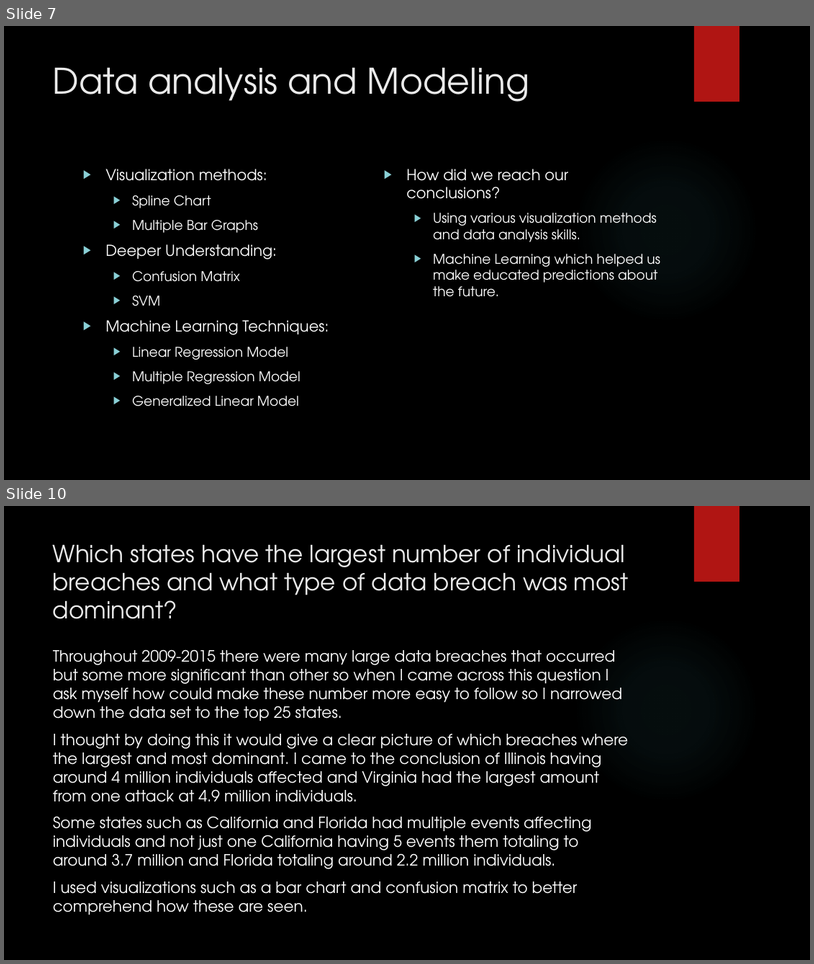
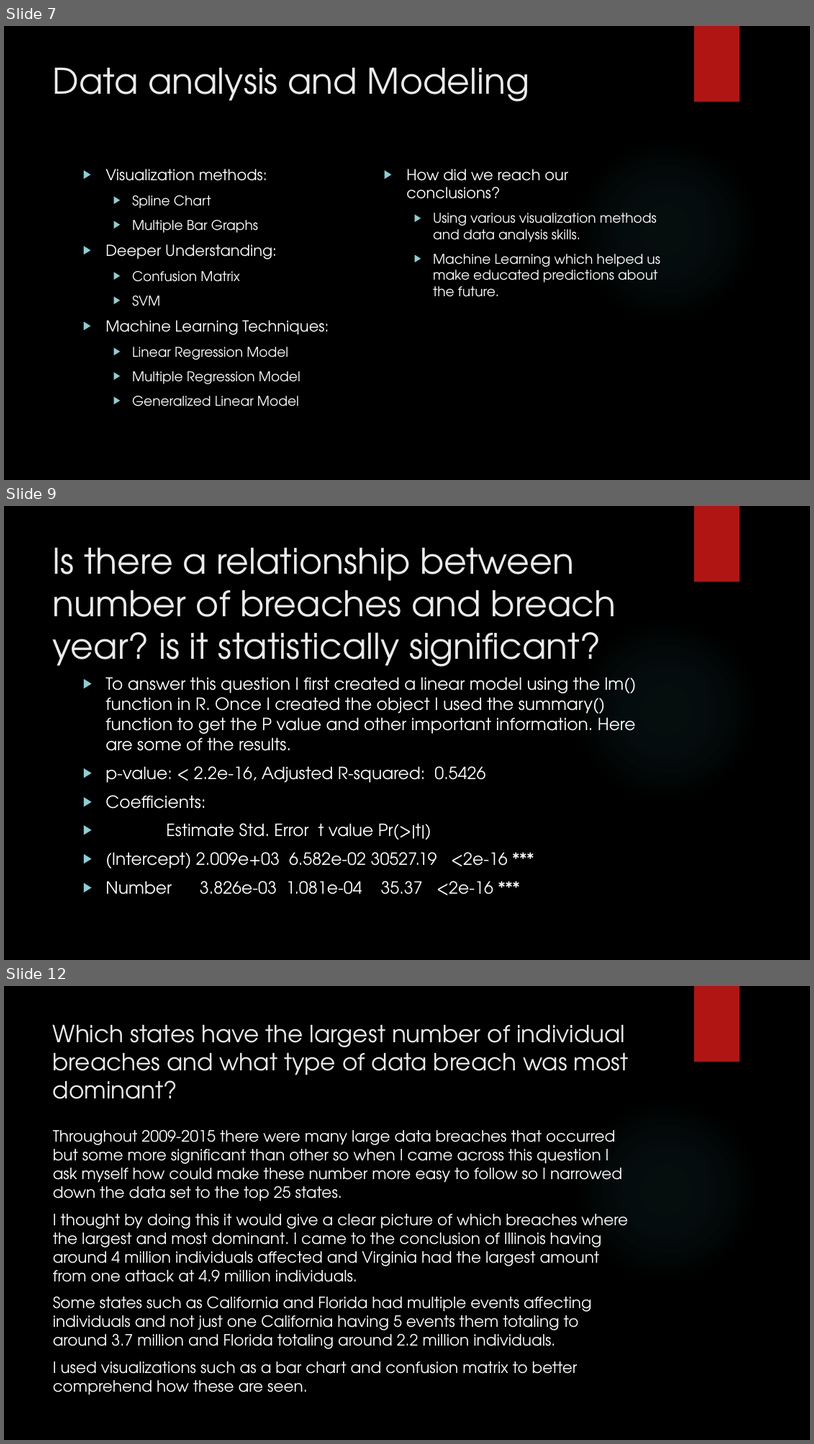
Before and after one commit to bigjohn80000/CIS435-Project, a slide deck: Final presentation_CIS435.pptx. Shown one above the other, each under a label of ours: slides 7 and 10 before the commit, slides 7, 9 and 12 after it; the slides between them are not shown. The pictures are 814x964 and 814x1444 pixels, drawn with LibreOffice and Linux fonts; fonts in the diff are those of the drawing; background and template pictures are left out. Boxes give left, top, right and bottom in pixels: in the first picture for what was removed or moved away, otherwise in the second. Text is boxed around its words. In the diff, an @@ line names an element or a change of style, - is before the commit and + after.

```diff
--- a/Final presentation_CIS435.pptx
+++ b/Final presentation_CIS435.pptx
@@ slide 9 added at (4,506,810,960), background picture (left out); not listed: 2 template elements that a slide beside it also shows @@
@@ title added at (53,547,617,667), 42 pt, text #EBEBEB @@
+Is there a relationship between number of breaches and breach year? is it statistically significant?
@@ text added at (106,677,637,895), 20 pt, text #FFFFFF @@
+▶ To answer this question I first created a linear model using the lm() function in R. Once I created the object I used the summary() function to get the P value and other important information. Here are some of the results.
+▶ p-value: < 2.2e-16, Adjusted R-squared: 0.5426
+▶ Coefficients:
+▶ Estimate Std. Error t value Pr(>|t|)
+▶ (Intercept) 2.009e+03 6.582e-02 30527.19 <2e-16 ***
+▶ Number 3.826e-03 1.081e-04 35.37 <2e-16 ***
@@ what was slide 10 is now slide 12 @@
```
Also in this commit, not shown: 4 slides changed, 6 other slides added.
